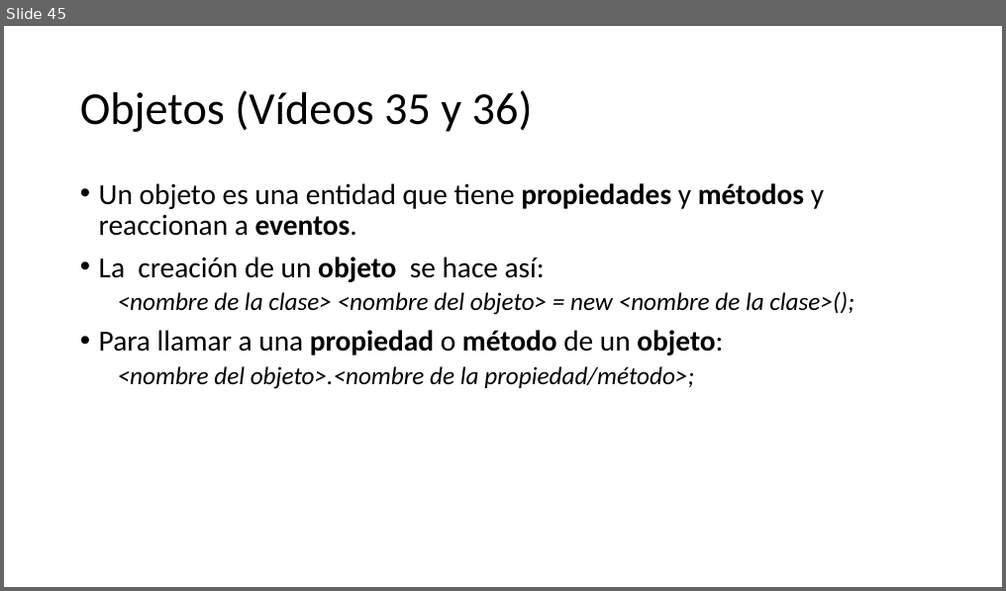
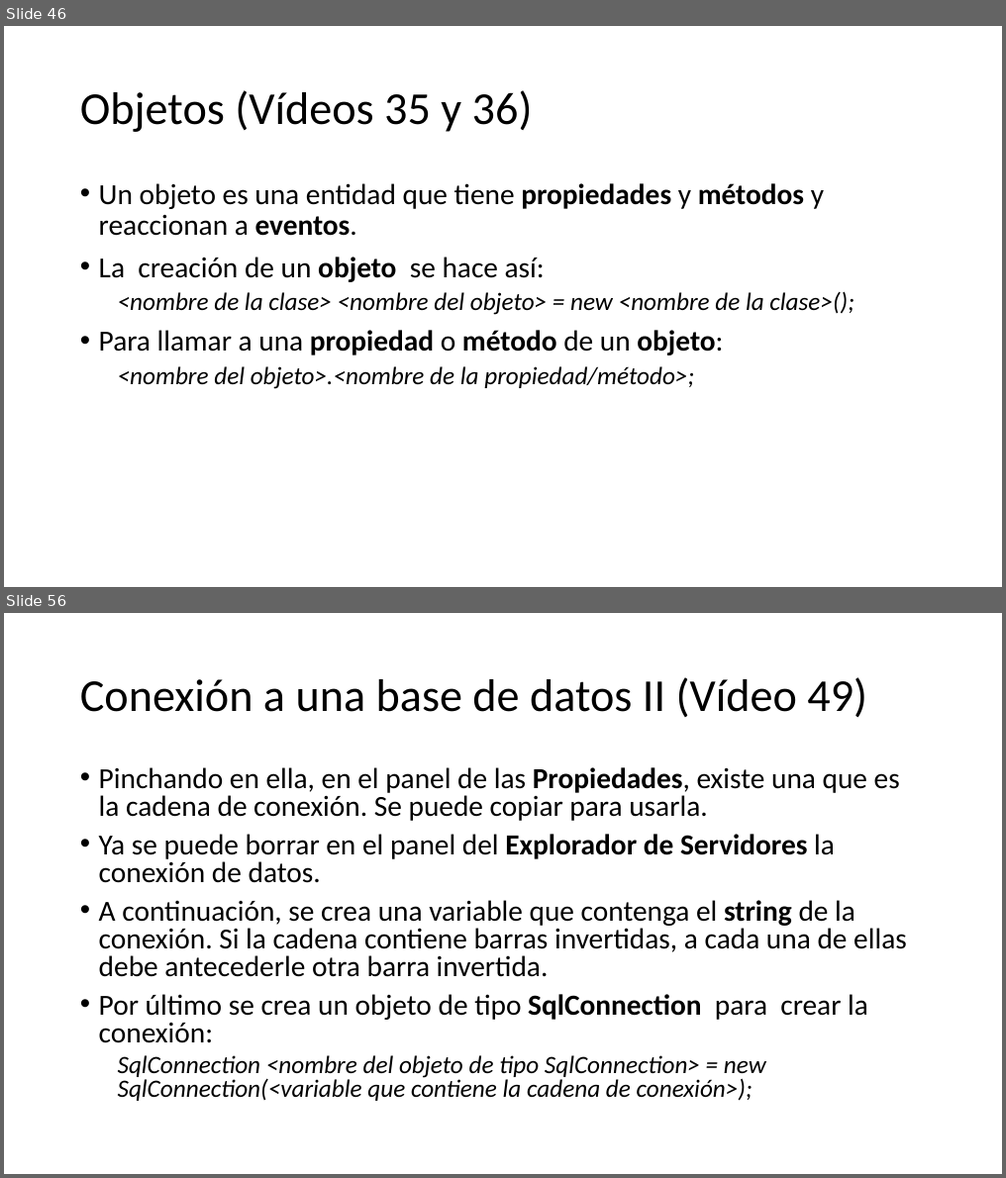
Before and after one commit to Worome/Recetatic, a slide deck: Recetatic/Visual C#.pptx. Shown one above the other, each under a label of ours: slide 45 before the commit, slides 46 and 56 after it; the slides between them are not shown. The pictures are 1006x591 and 1006x1178 pixels, drawn with LibreOffice and Linux fonts; fonts in the diff are those of the drawing. Boxes give left, top, right and bottom in pixels: in the first picture for what was removed or moved away, otherwise in the second. Text is boxed around its words. In the diff, an @@ line names an element or a change of style, - is before the commit and + after.

```diff
--- a/Recetatic/Visual C#.pptx
+++ b/Recetatic/Visual C#.pptx
@@ slide 56 added at bbox=[4, 613, 1002, 1174], background #FFFFFF @@
@@ title added at bbox=[80, 677, 867, 718], 44 pt, text #000000 @@
+Conexión a una base de datos II (Vídeo 49)
@@ text added at bbox=[99, 767, 907, 1101], 28 pt, text #000000 @@
+• Pinchando en ella, en el panel de las Propiedades, existe una que es la cadena de conexión. Se puede copiar para usarla.
+• Ya se puede borrar en el panel del Explorador de Servidores la conexión de datos.
+• A continuación, se crea una variable que contenga el string de la conexión. Si la cadena contiene barras invertidas, a cada una de ellas debe antecederle otra barra invertida.
+• Por último se crea un objeto de tipo SqlConnection para crear la conexión:
+  SqlConnection <nombre del objeto de tipo SqlConnection> = new SqlConnection(<variable que contiene la cadena de conexión>);
@@ what was slide 45 is now slide 46 @@
```
Also in this commit, not shown: 1 slide changed, 15 other slides added.
